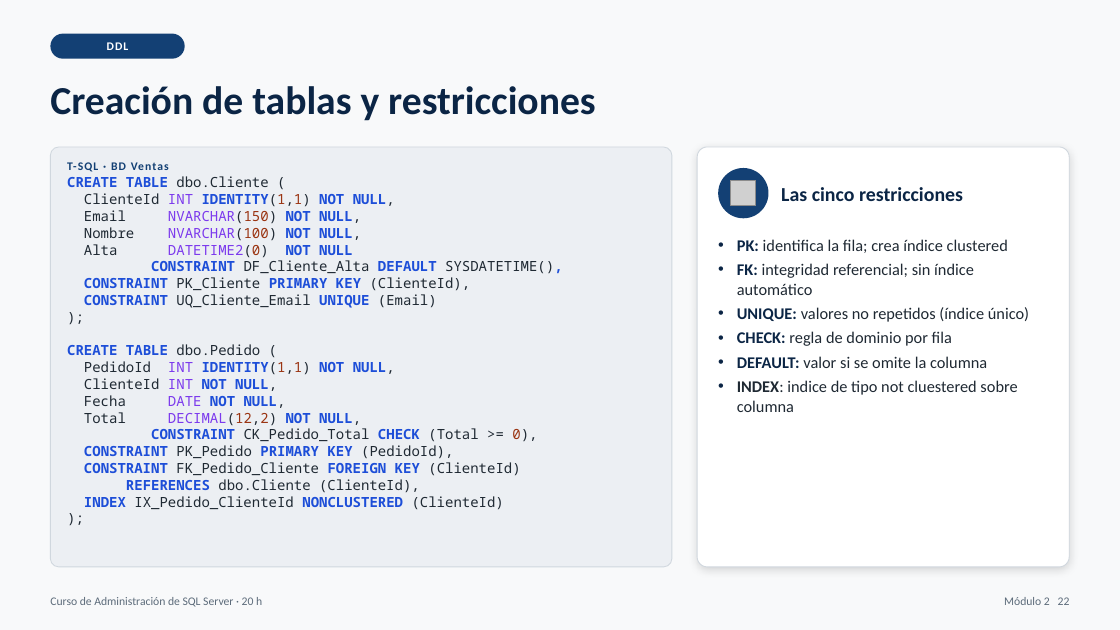
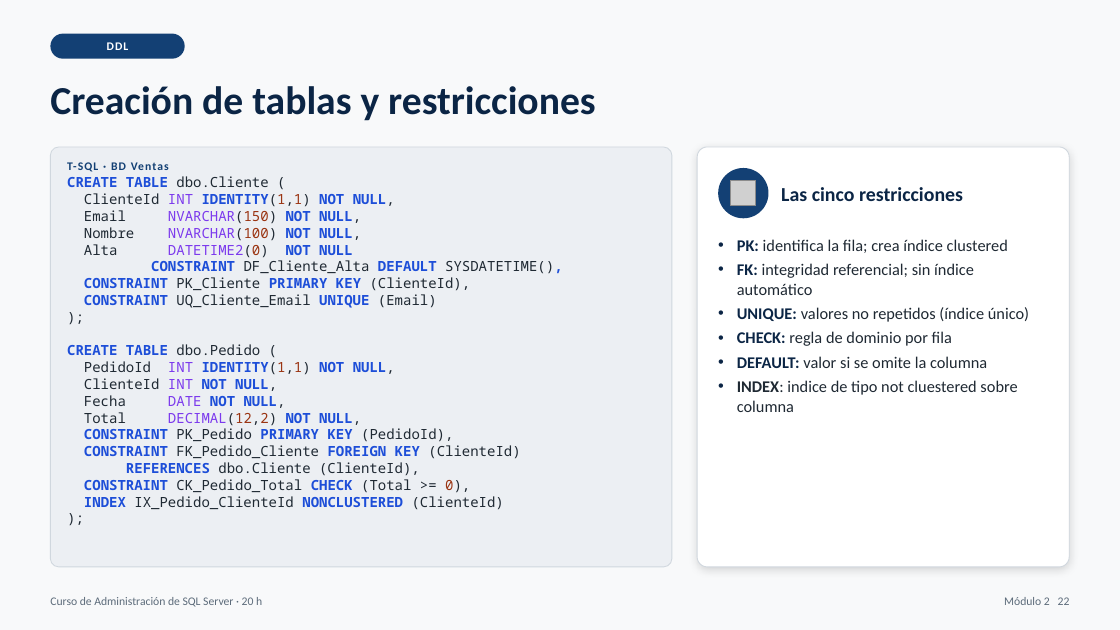
Before and after one commit to masalinas/training-sqlserver, a slide deck: slide 22 of curso_sql_server_dba_20h.pptx. Drawn at 1120x630 pixels with LibreOffice and Linux fonts; fonts in the diff are those of the drawing; grey boxes stand for pictures. Boxes give left, top, right and bottom in pixels: in the first picture for what was removed or moved away, otherwise in the second. Text is boxed around its words. In the diff, an @@ line names an element or a change of style, - is before the commit and + after.

```diff
--- a/curso_sql_server_dba_20h.pptx
+++ b/curso_sql_server_dba_20h.pptx
@@ text at box(151, 428, 537, 442): paragraph removed @@
-CONSTRAINT CK_Pedido_Total CHECK (Total >= 0),
@@ text at box(84, 479, 470, 493): paragraph added @@
+CONSTRAINT CK_Pedido_Total CHECK (Total >= 0),
```
Also in this commit, not shown: 18 other files.
